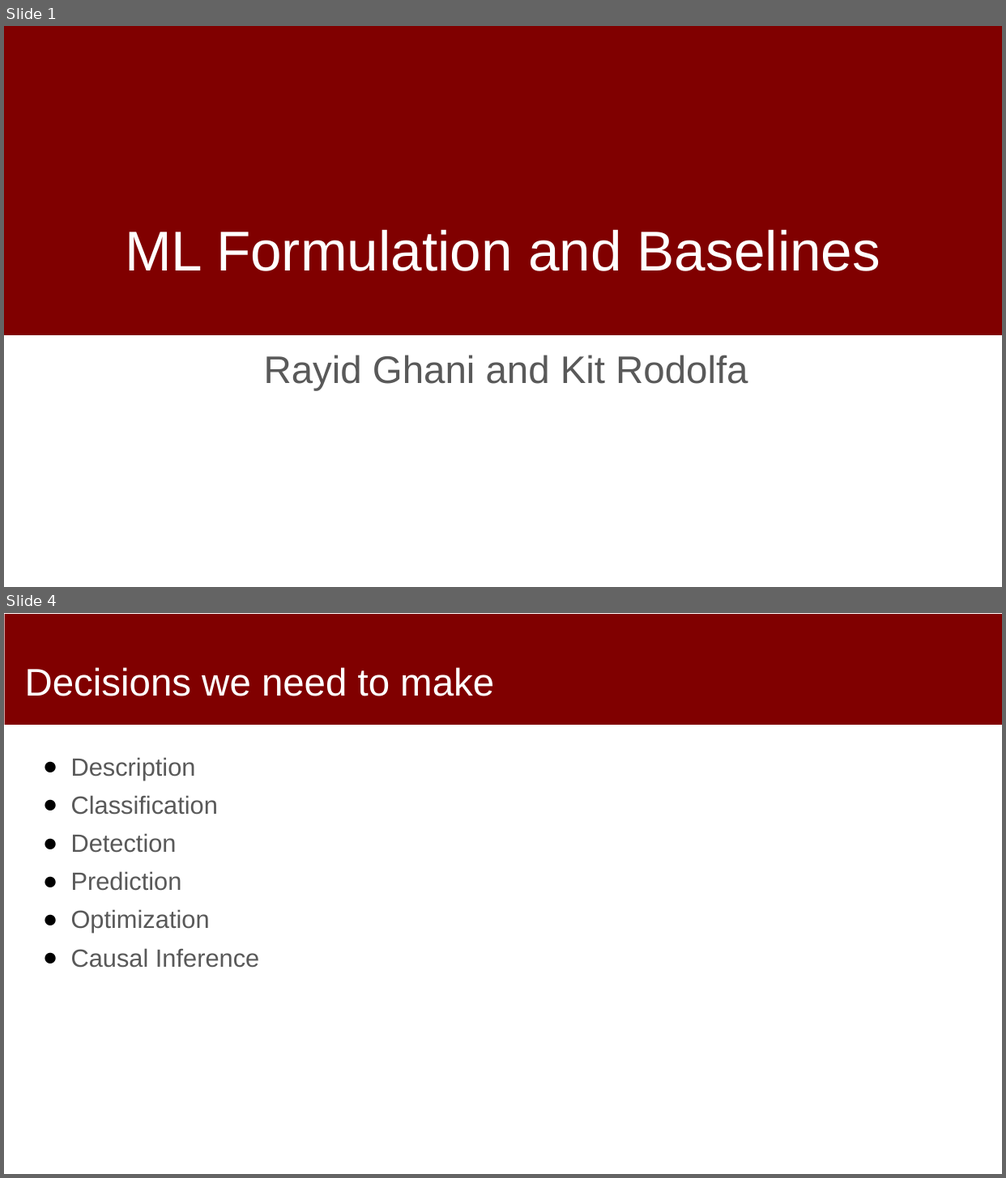
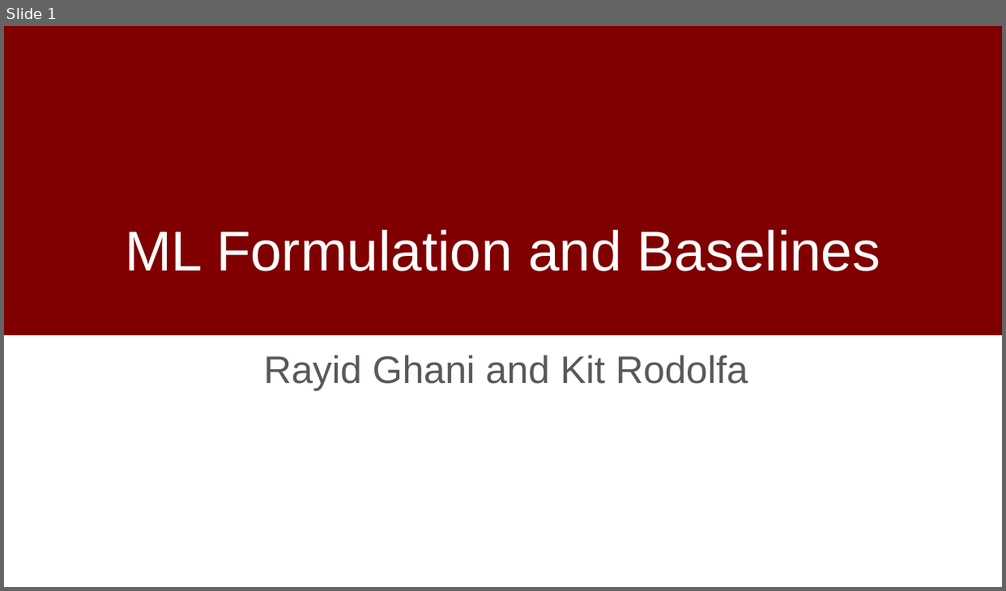
Before and after one commit to dssg/mlforpublicpolicylab, a slide deck: 03 - Data Exploration, Analytical Formulation, and Baselines/formulation-discussion.pptx. Shown one above the other, each under a label of ours: slides 1 and 4 before the commit, slide 1 after it; the slides between them are not shown. The pictures are 1006x1178 and 1006x591 pixels, drawn with LibreOffice and Linux fonts; fonts in the diff are those of the drawing; background and template pictures are left out. Boxes give left, top, right and bottom in pixels: in the first picture for what was removed or moved away, otherwise in the second. Text is boxed around its words. In the diff, an @@ line names an element or a change of style, - is before the commit and + after.

```diff
--- a/03 - Data Exploration, Analytical Formulation, and Baselines/formulation-discussion.pptx
+++ b/03 - Data Exploration, Analytical Formulation, and Baselines/formulation-discussion.pptx
@@ slide 4 removed at (4, 613, 1002, 1174), background #FFFFFF @@
@@ rectangle removed at (5, 614, 1002, 725) @@
@@ title removed at (25, 667, 494, 696) @@
-Decisions we need to make
@@ text removed at (71, 757, 259, 968) @@
-● Description
-● Classification
-● Detection
-● Prediction
-● Optimization
-● Causal Inference
```
Also in this commit, not shown: 6 slides added, 4 other slides removed.
